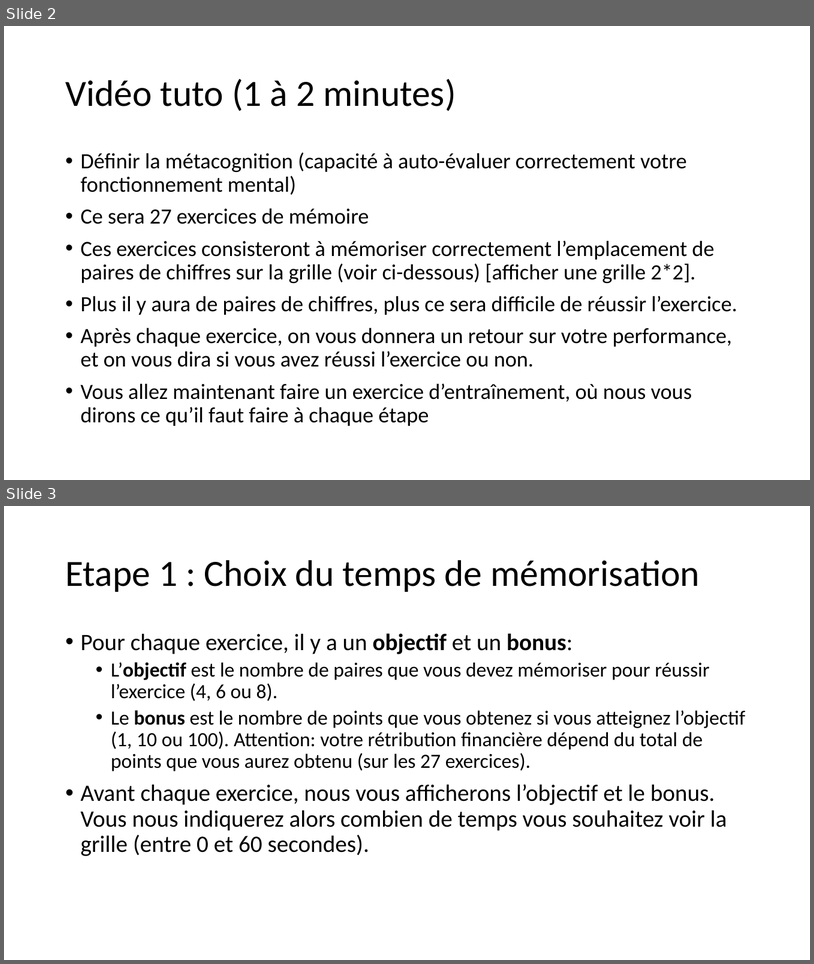
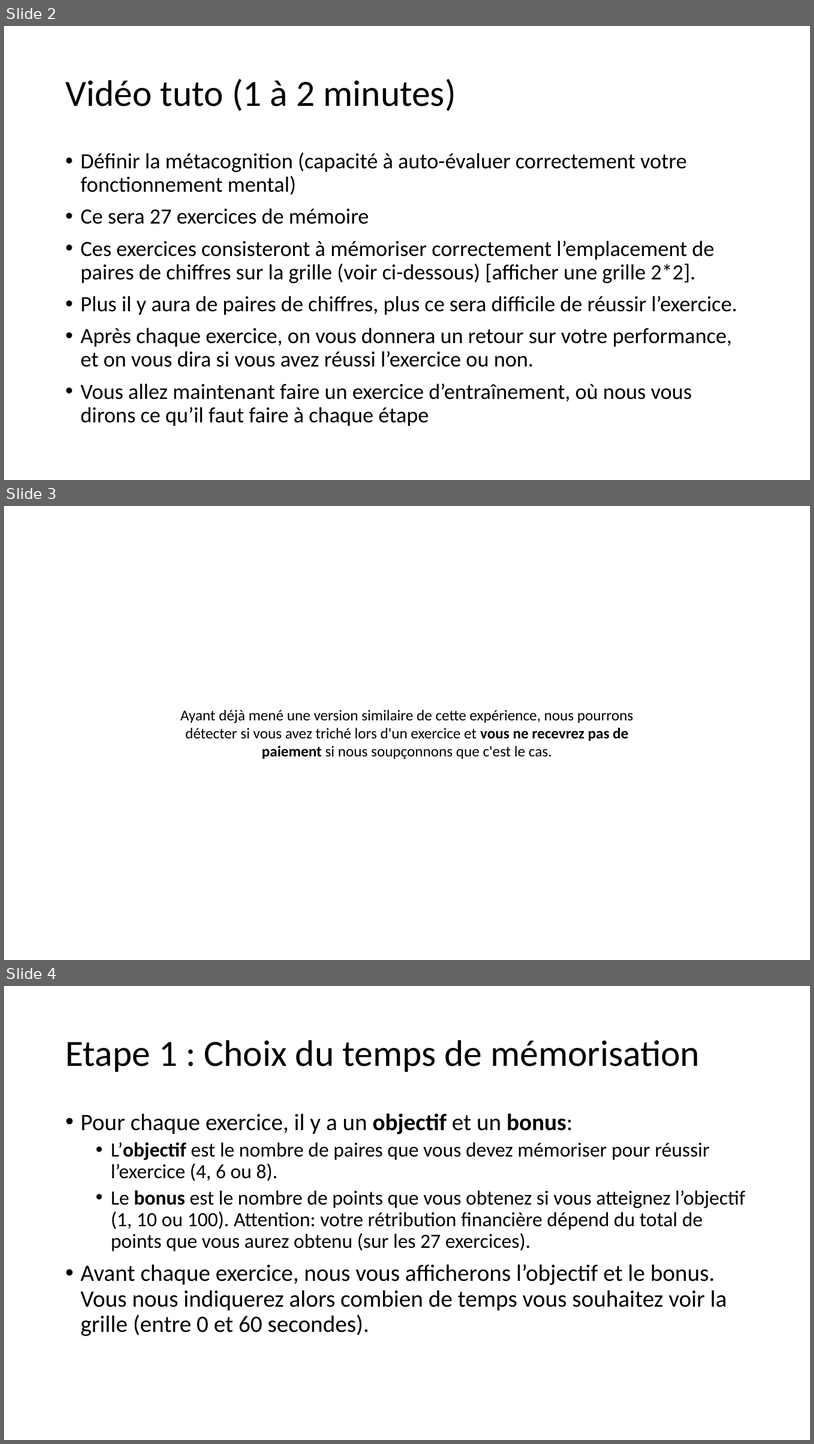
Before and after one commit to MBB-team/Online_Testing, a slide deck: src/SE2/Stimuli/Instructions_Rewarded.pptx. Shown one above the other, each under a label of ours: slides 2 and 3 before the commit, slides 2, 3 and 4 after it. The pictures are 814x964 and 814x1444 pixels, drawn with LibreOffice and Linux fonts; fonts in the diff are those of the drawing. Boxes give left, top, right and bottom in pixels: in the first picture for what was removed or moved away, otherwise in the second. Text is boxed around its words. In the diff, an @@ line names an element or a change of style, - is before the commit and + after.

```diff
--- a/src/SE2/Stimuli/Instructions_Rewarded.pptx
+++ b/src/SE2/Stimuli/Instructions_Rewarded.pptx
@@ slide 3 added at (4, 506, 810, 960), background #FFFFFF @@
@@ text added at (180, 709, 633, 759), 18 pt, text #000000 @@
+Ayant déjà mené une version similaire de cette expérience, nous pourrons détecter si vous avez triché lors d'un exercice et vous ne recevrez pas de paiement si nous soupçonnons que c'est le cas.
@@ what was slide 3 is now slide 4 @@
```
Also in this commit, not shown: 4 other files.
